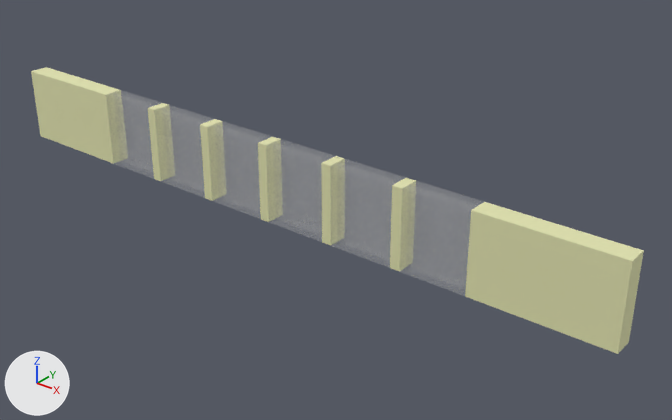
Two versions of the Blender file public/assets/sensor-gate.blend, one commit apart.
Before and after are seen from a 50 mm camera at (0.544, -0.312, 0.683) aimed at (0.055, 0.299, 0.305). Every picture has the same lights, and +X, +Y and +Z are marked at lower left.

The first picture shows 'gate'.
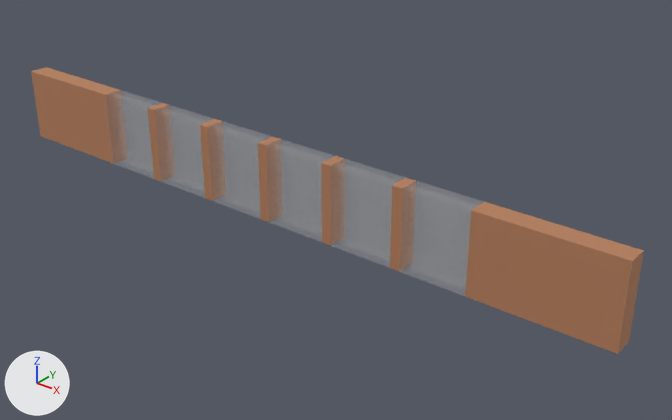
Boxes (x1, y1, x2, y2) around the edits, measured in the pictures (672 x 420 px):
```json
{"object": "gate", "change": "recoloured", "before": [31, 67, 644, 354], "after": [31, 67, 644, 354]}
```

The change, as JSON lines over the scene's bpy script:
```json
{"op": "set", "path": "mat_table.base_color", "old": "(0.791, 0.799, 0.462)", "new": "(0.491, 0.227, 0.117)", "note": "beige #e6e7b5 -> orange #ba8360"}
```
